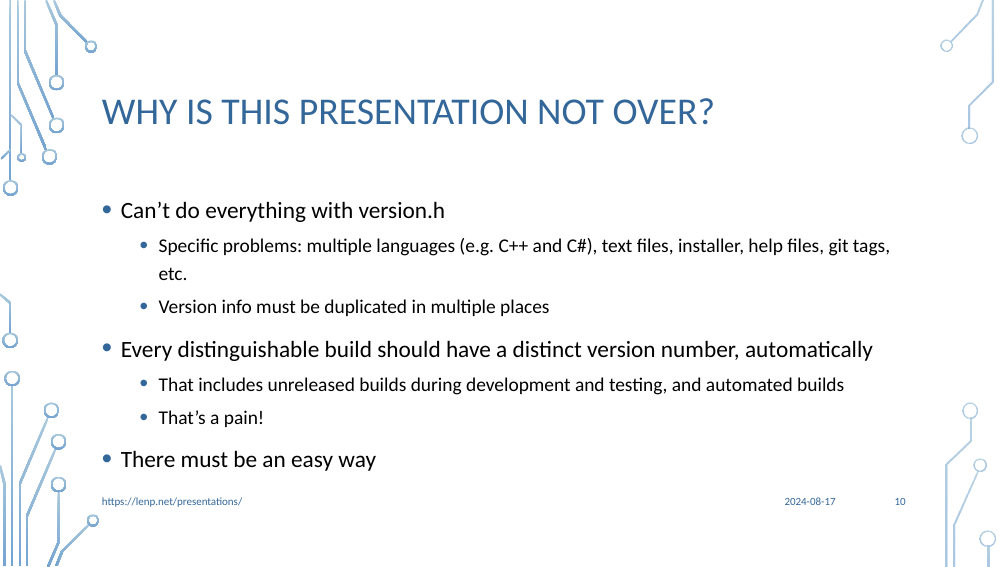
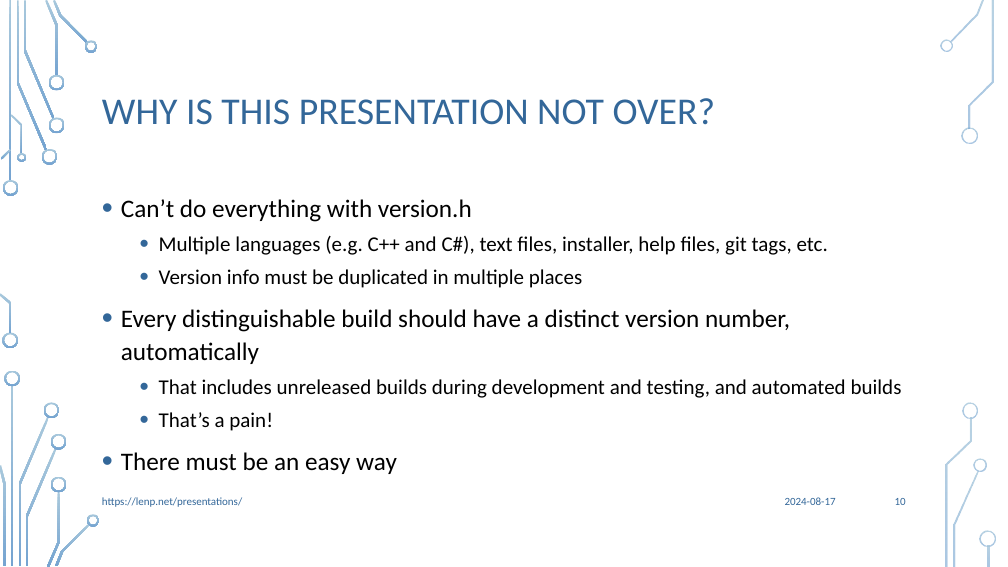
Before and after one commit to Len42/presentations, a slide deck: slide 10 of MakeVersionInfo/MakeVersionInfo.pptx. Drawn at 1008x567 pixels with LibreOffice and Linux fonts; fonts in the diff are those of the drawing; background and template pictures are left out. Boxes give left, top, right and bottom in pixels: in the first picture for what was removed or moved away, otherwise in the second. Text is boxed around its words. In the diff, an @@ line names an element or a change of style, - is before the commit and + after.

Commit message:
MakeVersionInfo: minor edits

```diff
--- a/MakeVersionInfo/MakeVersionInfo.pptx
+++ b/MakeVersionInfo/MakeVersionInfo.pptx
@@ text at <box>121,199,902,474</box>: size 22.2 to 24 pt in "Can’t do everything with version.h", "Every distinguishable build should have a distinct ...", "There must be an easy way"; size 18.5 to 20 pt in "Version info must be duplicated in multiple ...", "That includes unreleased builds during development and ...", "That’s a pain!"; line spacing 1.2 to 1.1 @@
@@ text at <box>159,236,828,255</box>: text changed; size 18.5 to 20 pt @@
-  • Specific problems: multiple languages (e.g. C++ and C#), text files, installer, help files, git tags, etc.
+  • Multiple languages (e.g. C++ and C#), text files, installer, help files, git tags, etc.
```
Also in this commit, not shown: 1 other slide changed, 1 other file.
